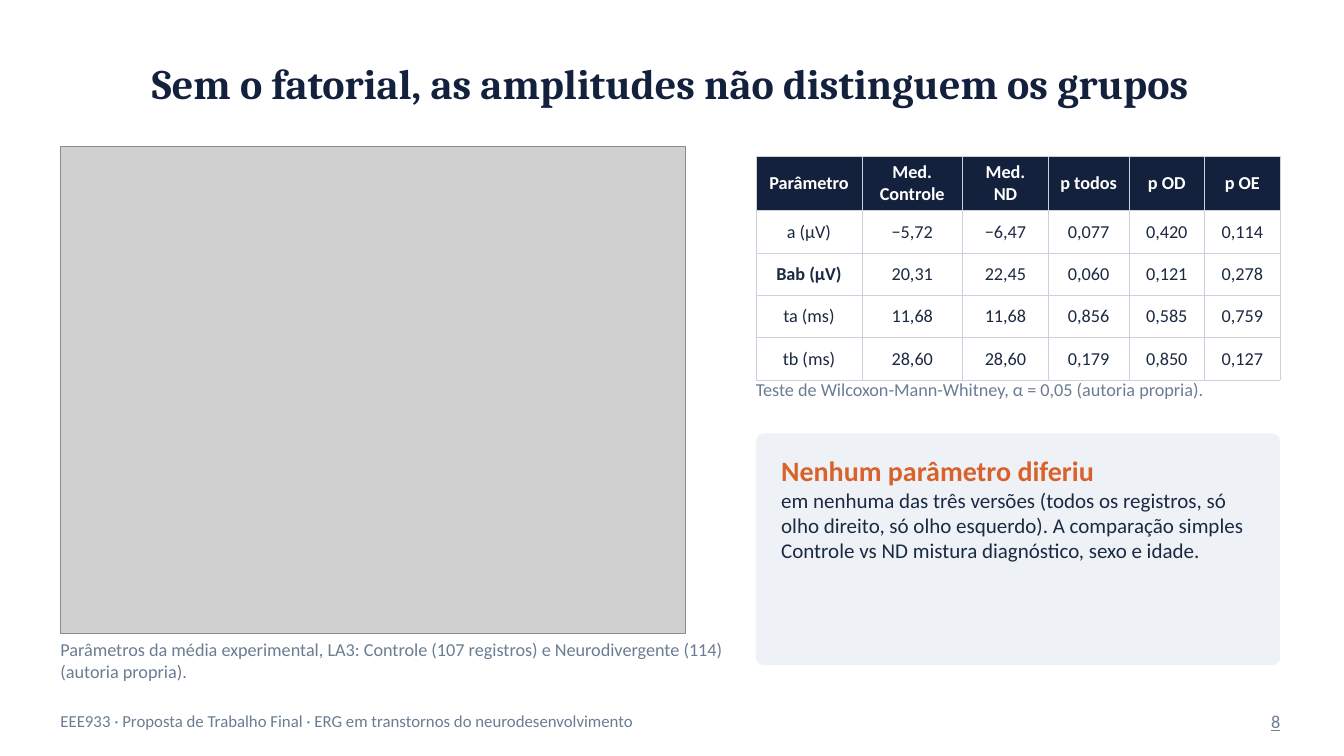
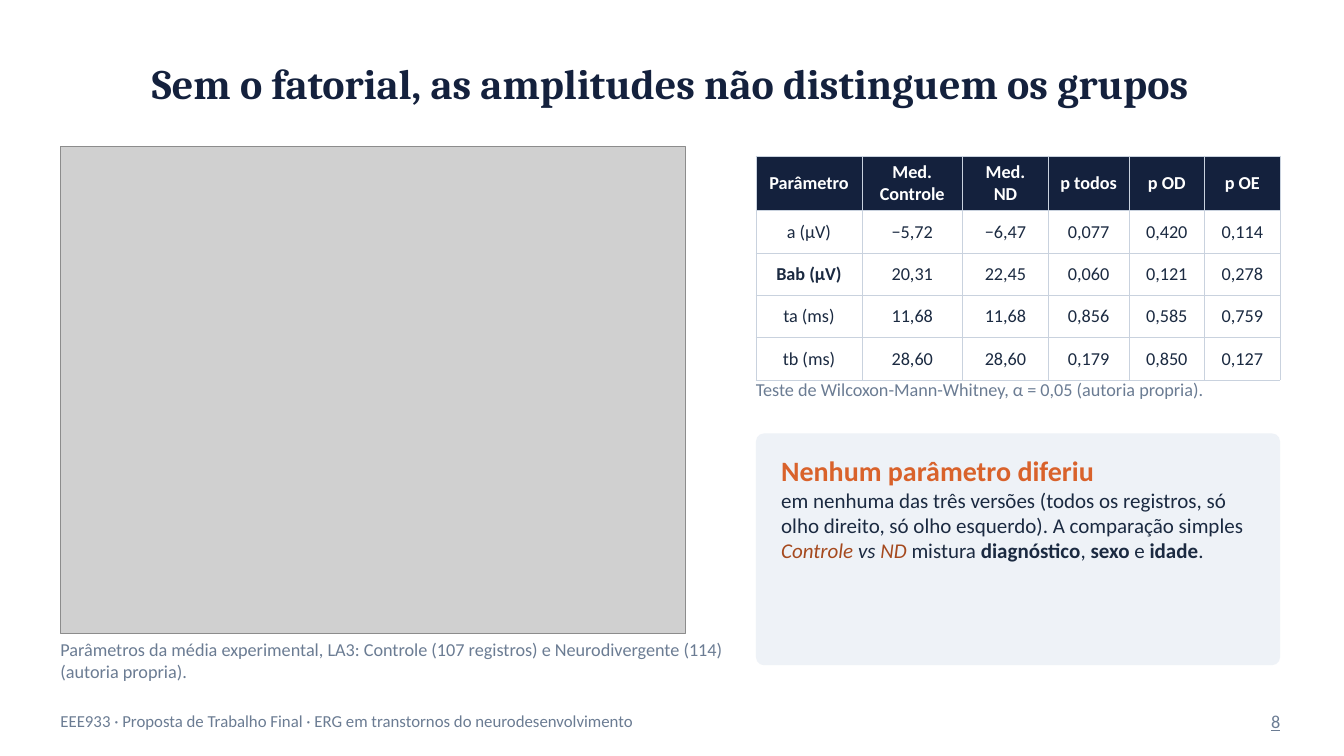
Before and after one commit to HenriqueMarquesCruz/ECs_EEE933, a slide deck: slide 8 of TrabalhoFinal/Proposta_ERG.pptx. Drawn at 1344x756 pixels with LibreOffice and Linux fonts; fonts in the diff are those of the drawing; grey boxes stand for pictures. Boxes give left, top, right and bottom in pixels: in the first picture for what was removed or moved away, otherwise in the second. Text is boxed around its words. In the diff, an @@ line names an element or a change of style, - is before the commit and + after.

```diff
--- a/TrabalhoFinal/Proposta_ERG.pptx
+++ b/TrabalhoFinal/Proposta_ERG.pptx
@@ text at (781, 493, 1243, 562): text colour #1B2A41 to #A5491E in "Controle ND"; bold on in "diagnóstico, sexo idade."; italic on in "Controle vs ND" @@
```
Also in this commit, not shown: 7 other slides changed, 1 other file.
